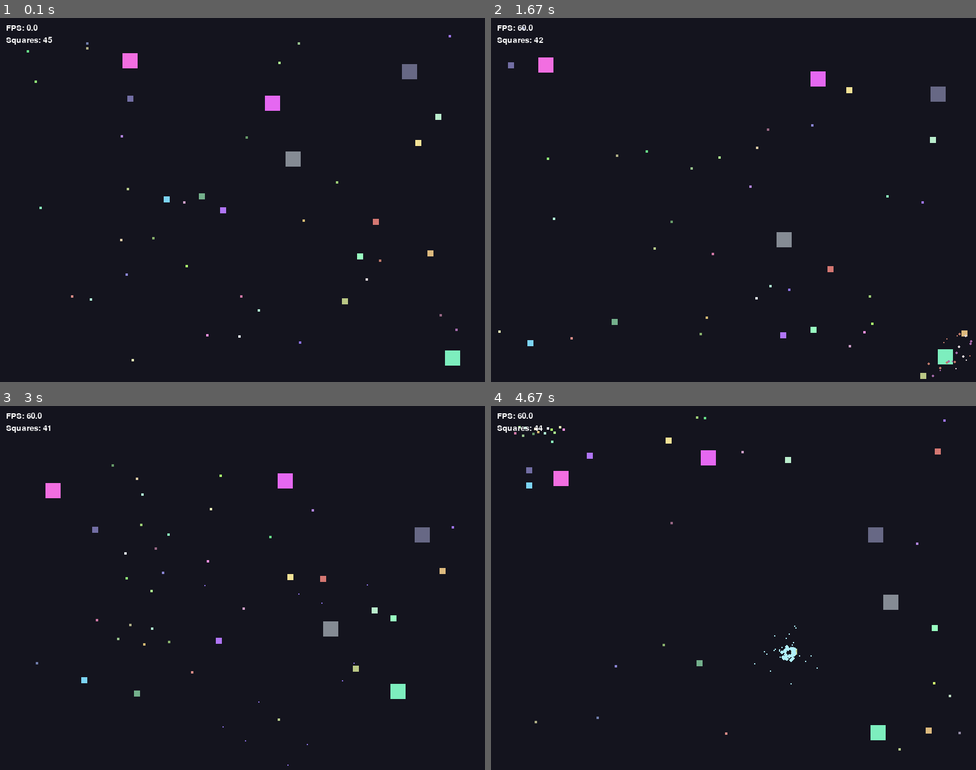
Above: before the commit, frames 1-4 (two rows, left to right).
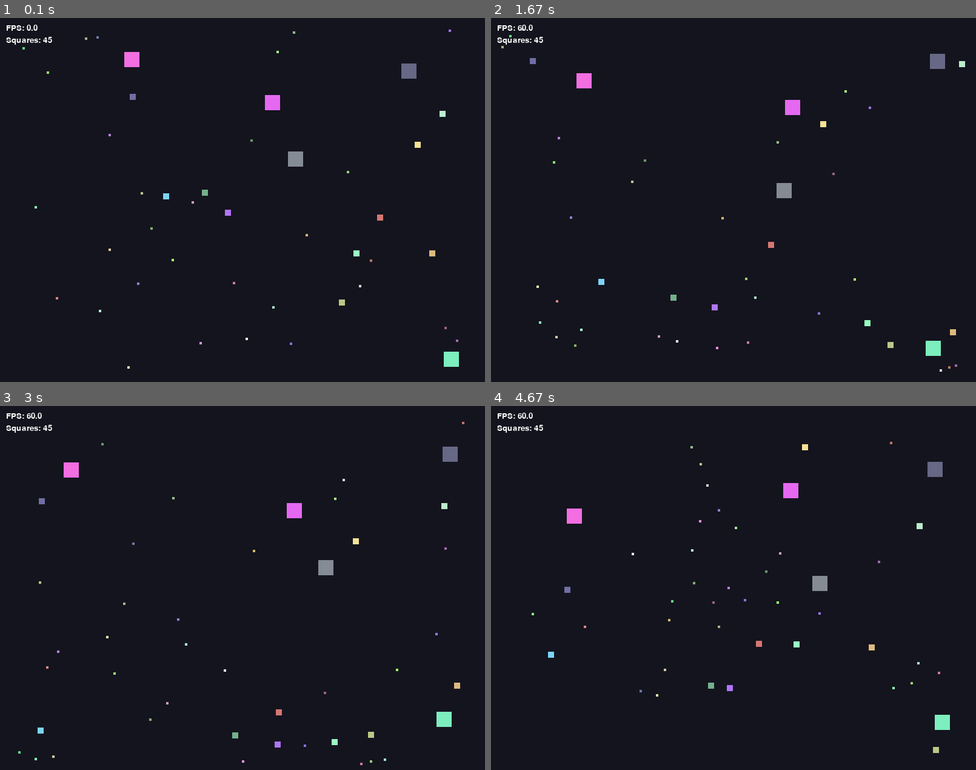
Above: after the commit, the same moments.

Repository: Krishnabansal2006/lab8-pygame
Game: pygame game, started from main.py
Same seed, same stepped clock (60 frames per second), same inputs: the game is played once before the commit and once after it.
Inputs:
- Up to frame 1 (0.1 s): no input
- Up to frame 2 (1.67 s): no input
- Up to frame 3 (3 s): no input
- Up to frame 4 (4.67 s): no input

The runs differ from the first frame. In frame 1, 0.6% of the frame differs, in the area x 4-95%, y 3-97%; in frame 2, 1.9%; in frame 3, 1.9%; in frame 4, 2.0%, in the area x 4-97%, y 2-96%.

Commit message:
exam: q3 - screen wrapping

Diff:
--- a/sim/behavior.py
+++ b/sim/behavior.py
@@ -98,23 +98,20 @@
         square.vy = (square.vy / velocity_magnitude) * square.speed
 
 
-def move_and_bounce(square: Square, screen_w: int, screen_h: int, dt: float) -> None:
+def move_and_wrap(square: Square, screen_w: int, screen_h: int, dt: float) -> None:
+    """Exercise 3: Squares wrap around the screen edges instead of bouncing."""
     square.x += square.vx * dt * 60
     square.y += square.vy * dt * 60
 
     if square.x < 0:
+        square.x = screen_w
+    elif square.x > screen_w:
         square.x = 0
-        square.vx = abs(square.vx)
-    elif square.x + square.size > screen_w:
-        square.x = screen_w - square.size
-        square.vx = -abs(square.vx)
 
     if square.y < 0:
+        square.y = screen_h
+    elif square.y > screen_h:
         square.y = 0
-        square.vy = abs(square.vy)
-    elif square.y + square.size > screen_h:
-        square.y = screen_h - square.size
-        square.vy = -abs(square.vy)
 
 
 def anti_stick(square: Square, screen_w: int, screen_h: int) -> None:
@@ -159,5 +156,6 @@
 
     apply_steering(square, steer_x, steer_y)
     clamp_speed(square)
-    move_and_bounce(square, screen_w, screen_h, dt)
+    # Updated for Exercise 3
+    move_and_wrap(square, screen_w, screen_h, dt)
     anti_stick(square, screen_w, screen_h)
--- a/sim/config.py
+++ b/sim/config.py
@@ -8,7 +8,7 @@
 
 MIN_SIZE: int = 10
 MAX_SIZE: int = 50
-MAX_SPEED: float = 4.0
+MAX_SPEED: float = 2.0
 
 FLEE_RADIUS: float = 70.0
 CHASE_RADIUS: float = 120.0
